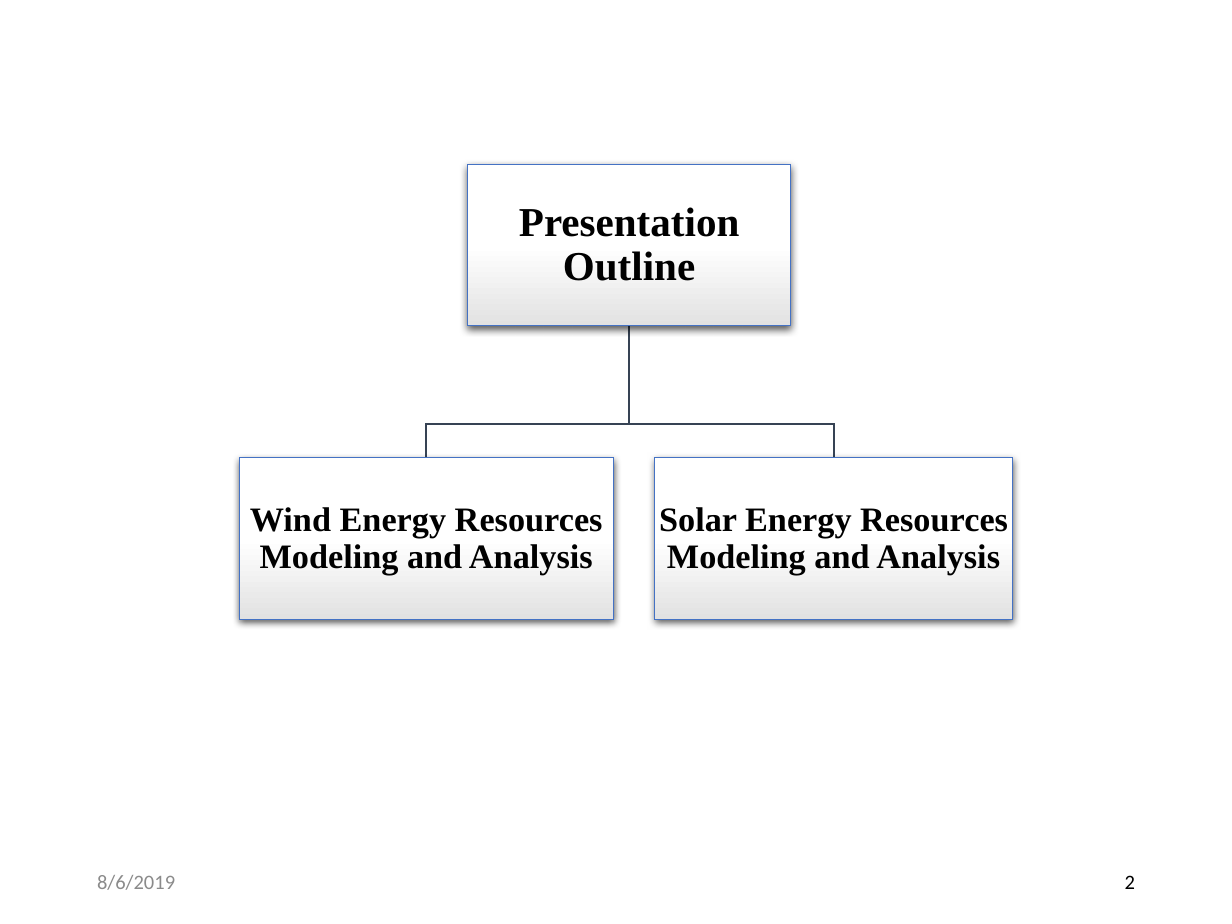
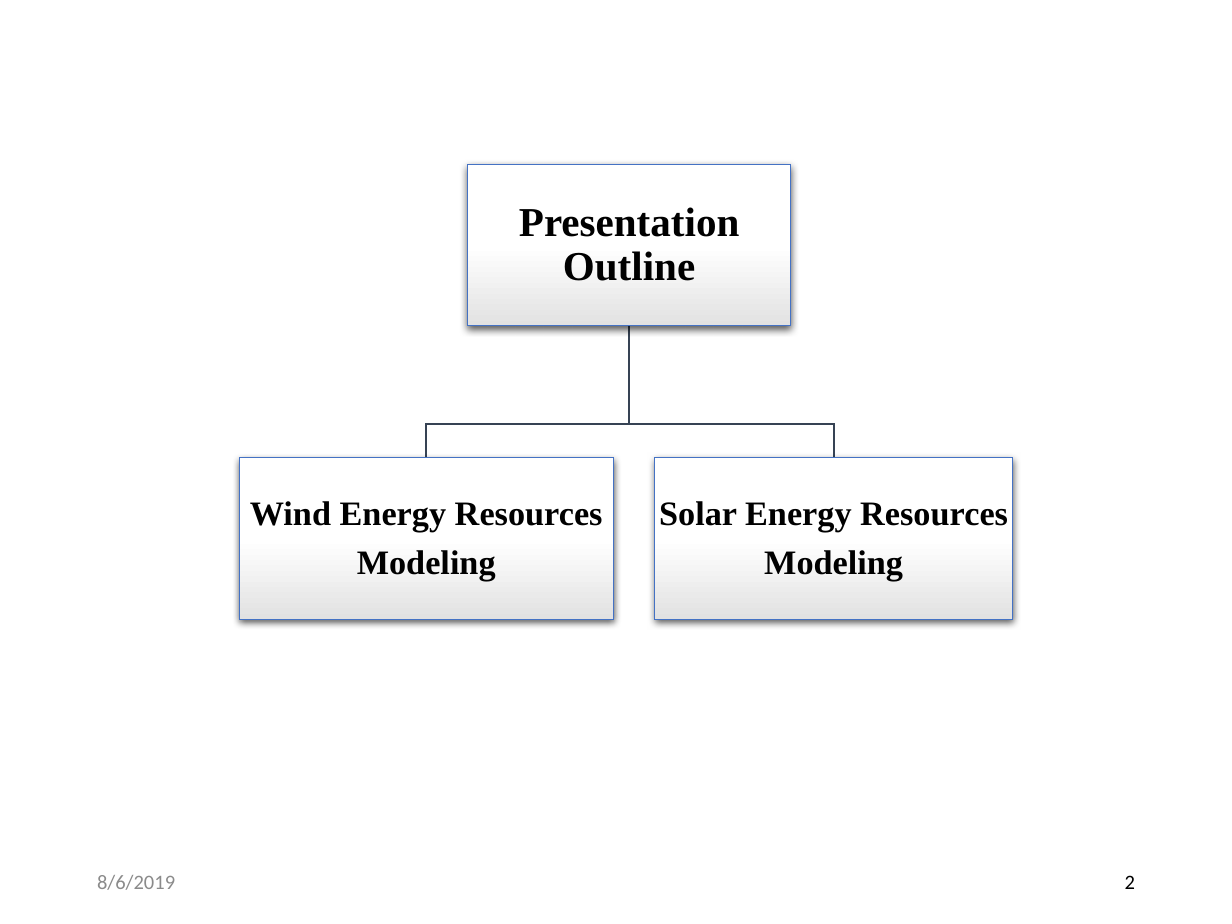
Before and after one commit to MohamedAbuella/Ascend-Analyticis-docs, a slide deck: slide 2 of +Presentation for Ascend_Analytics/Wind_Solar_Energy_Modeling_Analysis.pptx. Drawn at 1232x924 pixels with LibreOffice and Linux fonts; fonts in the diff are those of the drawing. Boxes give left, top, right and bottom in pixels: in the first picture for what was removed or moved away, otherwise in the second. Text is boxed around its words. In the diff, an @@ line names an element or a change of style, - is before the commit and + after.

Commit message:
wind_solar_modeling

```diff
--- a/+Presentation for Ascend_Analytics/Wind_Solar_Energy_Modeling_Analysis.pptx
+++ b/+Presentation for Ascend_Analytics/Wind_Solar_Energy_Modeling_Analysis.pptx
@@ text at [250, 501, 603, 581]: text changed @@
-Wind Energy Resources Modeling and Analysis
+Wind Energy Resources
+Modeling
@@ text at [659, 501, 1008, 581]: text changed @@
-Solar Energy Resources Modeling and Analysis
+Solar Energy Resources
+Modeling
```
Also in this commit, not shown: 2 other slides changed, 1 other file.
